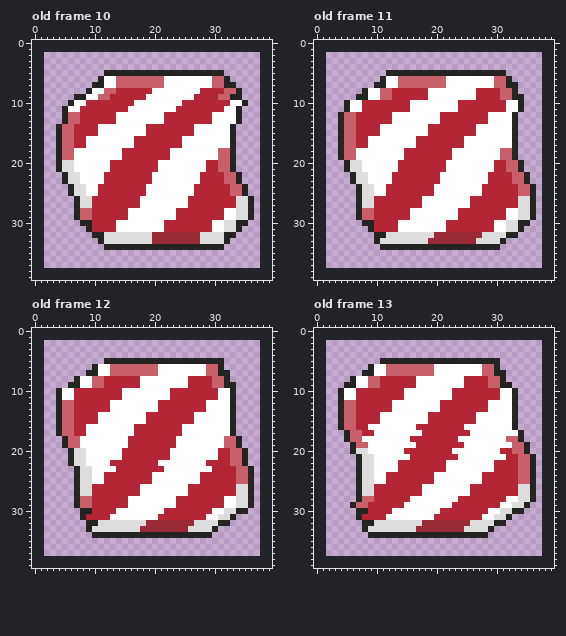
Two states of a animated GIF sprite, docs/docs/reference/shaders/BREEZE.gif. The picture above was drawn from the file before the commit.
The file is 36x36 pixels, 15 frames. Shown: old frame 10, old frame 11, old frame 12, old frame 13. The old version is drawn lined up with the new one, on the new canvas. The commit also changed other frames, which this record leaves out.
Now the later version:
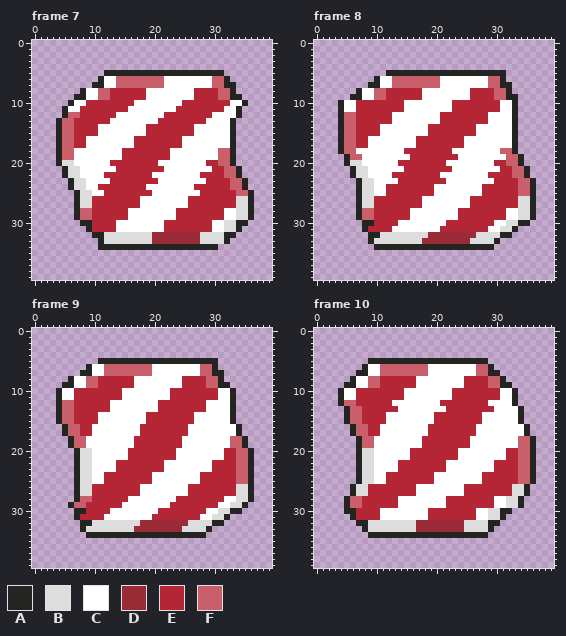
Palette (. is transparent): A #242523  B #dddddd  C #ffffff  D #982b36  E #b42635  F #c85f6a
Diff:
canvas 36x36 -> 40x40, the old top-left corner now at 2,2
frames 15 -> 10
Changed rows in their new state; - is an unchanged pixel.
Frame 7 against old frame 10:
first column x 8:
 8 AC-F-E-----C-------E---F-A.
first column x 4:
13 AF-E-----C-------E-------C---A.
first column x 4:
21 .A-B-----C-------E-------C-E-FA--
23 -.A-B---C-------E-------C---E-FA-
25 --.A-B-C-------E-------C-----E-FA
first column x 11:
34 A-------------------.
Frame 8 against old frame 11:
first column x 4:
 6 ------AC-F-------C-------F-A.--
 7 -----A-C-F-------C-------F-A-.-
 8 ---AC-F-E-----C-------E---F-A.-
 9 --A-C-F-E-----C-------E---F-A-.
10 AC-E-------C-------E-------C-A.
11 AC-E-------C-------E-------C-A.
first column x 4:
19 .A-F-------C-------E-------C-FA--
21 -.A-B-----C-------E-------C-E-FA-
23 --.A-B---C-------E-------C---E-FA
first column x 8:
31 AE---C-------E-------C-B-A.
32 -A-B-------D-------B---A-.-
33 -AB-------D-------B---A.---
34 --A-------------------.----
Frame 9 against old frame 12:
first column x 5:
 5 ------A-------------------.--
 6 ----AC-F-------C-------F-A.--
 7 ---A-C-F-------C-------F-A-.-
 8 -AC-F-E-----C-------E---F-A.-
 9 A-C-F-E-----C-------E---F-A-.
first column x 4:
16 .A-F-E-------C-------E-------CA--
17 .A-F-E-------C-------E-------CA--
18 -.A-F-------C-------E-------C-FA-
19 -.A-F-------C-------E-------C-FA-
20 --.A-B-----C-------E-------C-E-FA
21 --.A-B-----C-------E-------C-E-FA
22 --.A-B---C-------E-------C---E-FA
first column x 6:
29 AF-E-----C-------E-------C-B-A.
30 -A-E---C-------E-------C-B-A-.-
31 -AE---C-------E-------C-B-A.---
32 --A-B-------D-------B---A-.----
33 --AB-------D-------B---A.------
34 ---A-------------------.-------
Frame 10 against old frame 13:
first column x 7:
 5 --AA------------------..-
 6 -AC-F-------C-------F-A.-
 7 A-C-F-------C-------F-A-.
first column x 4:
13 .A-F-----E-------C-------E---CA--
14 .A-F---E-------C-------E-----CA--
15 .A-F---E-------C-------E-----CA--
16 ..AFFEE------CC------EE------CCA-
17 -.A-F-E-------C-------E-------CA-
18 -..AFF------CC------EE------CCFFA
19 --.A-F-------C-------E-------C-FA
20 --.A-B-----C-------E-------C-E-FA
first column x 5:
26 -AB-E-------C-------E-------B-A.
27 -AB-E-------C-------E-------B-A.
28 AFFEE----CC------EE------CCBBA..
29 AF-E-----C-------E-------C-B-A.-
30 AAEE--CC------EE------CCBBAA..--
31 -AE---C-------E-------C-B-A.----
32 --A-B-------D-------B---A-.-----
